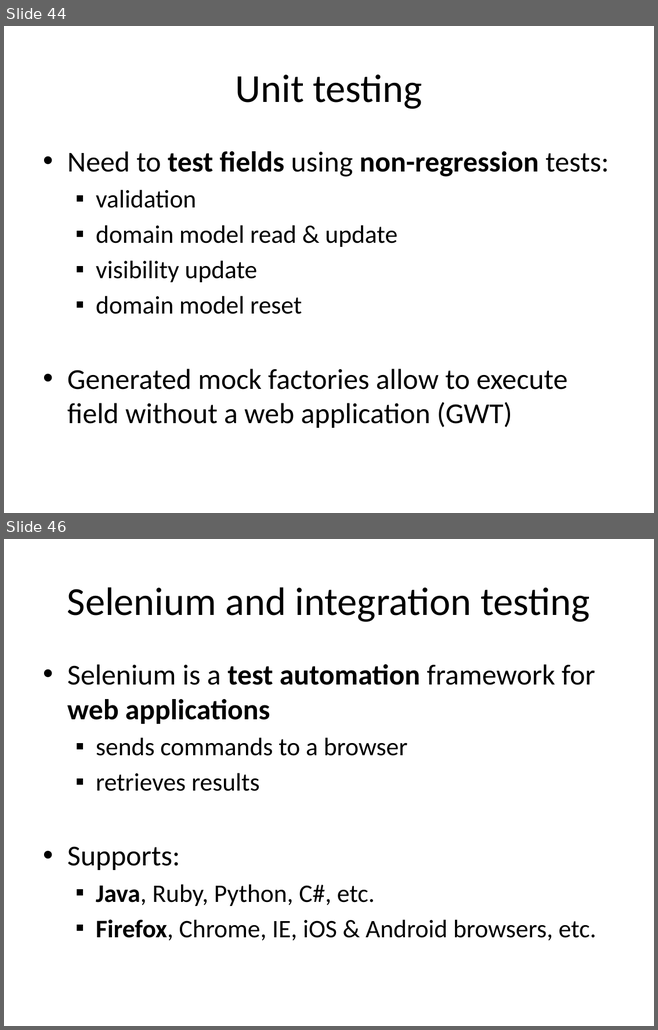
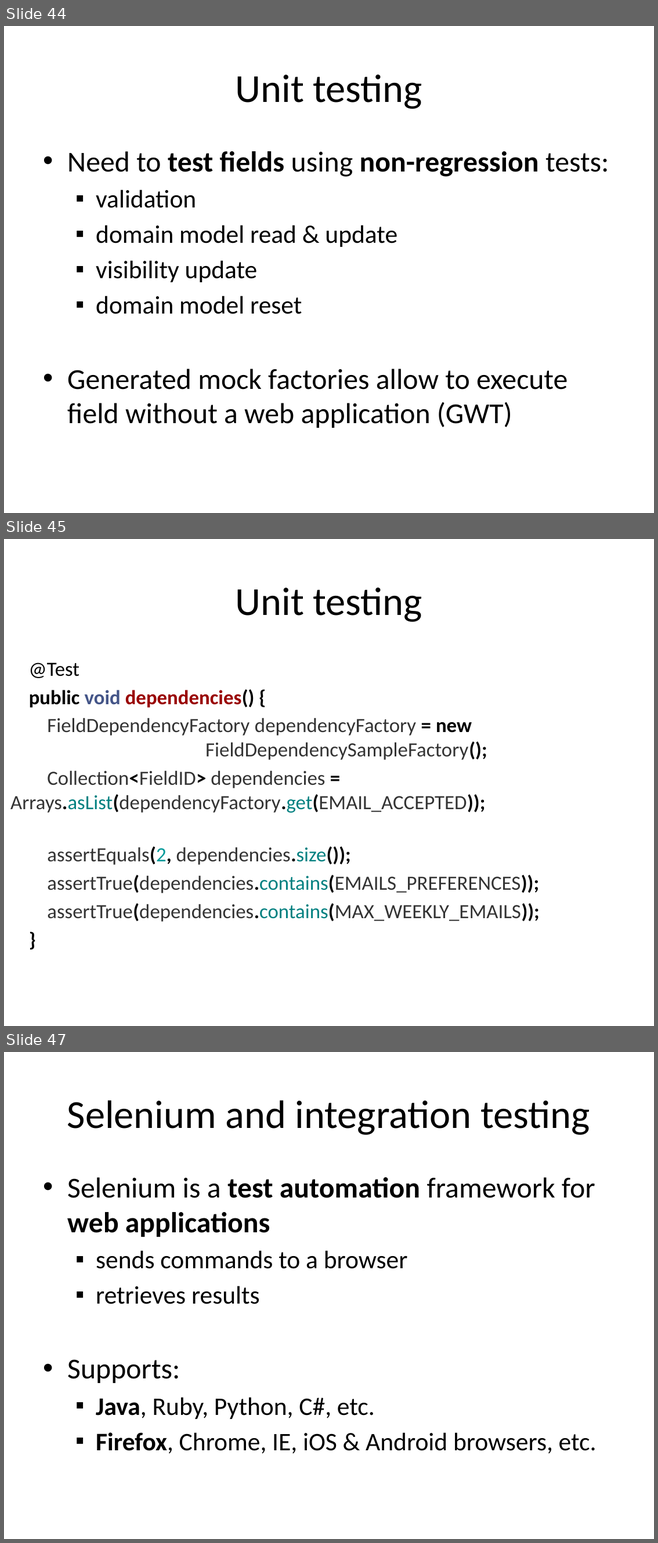
Before and after one commit to lesfurets/mdl4ui, a slide deck: mdl4ui-docs/mdl4ui_cg2013.pptx. Shown one above the other, each under a label of ours: slides 44 and 46 before the commit, slides 44, 45 and 47 after it; the slides between them are not shown. The pictures are 658x1030 and 658x1543 pixels, drawn with LibreOffice and Linux fonts; fonts in the diff are those of the drawing. Boxes give left, top, right and bottom in pixels: in the first picture for what was removed or moved away, otherwise in the second. Text is boxed around its words. In the diff, an @@ line names an element or a change of style, - is before the commit and + after.

Commit message:
split unit test slides
minor renaming in tests

```diff
--- a/mdl4ui-docs/mdl4ui_cg2013.pptx
+++ b/mdl4ui-docs/mdl4ui_cg2013.pptx
@@ slide 45 added at <box>4,539,654,1026</box>, background #FFFFFF @@
@@ title added at <box>235,587,422,622</box>, 44 pt, text #000000 @@
+Unit testing
@@ text added at <box>10,663,539,922</box>, 22.4 pt, text #333333 @@
+@Test
+public void dependencies() {
+FieldDependencyFactory dependencyFactory = new FieldDependencySampleFactory();
+Collection<FieldID> dependencies = Arrays.asList(dependencyFactory.get(EMAIL_ACCEPTED));
+assertEquals(2, dependencies.size());
+assertTrue(dependencies.contains(EMAILS_PREFERENCES));
+assertTrue(dependencies.contains(MAX_WEEKLY_EMAILS));
+}
@@ what was slide 46 is now slide 47 @@
```
Also in this commit, not shown: 1 slide changed, 2 other files.
